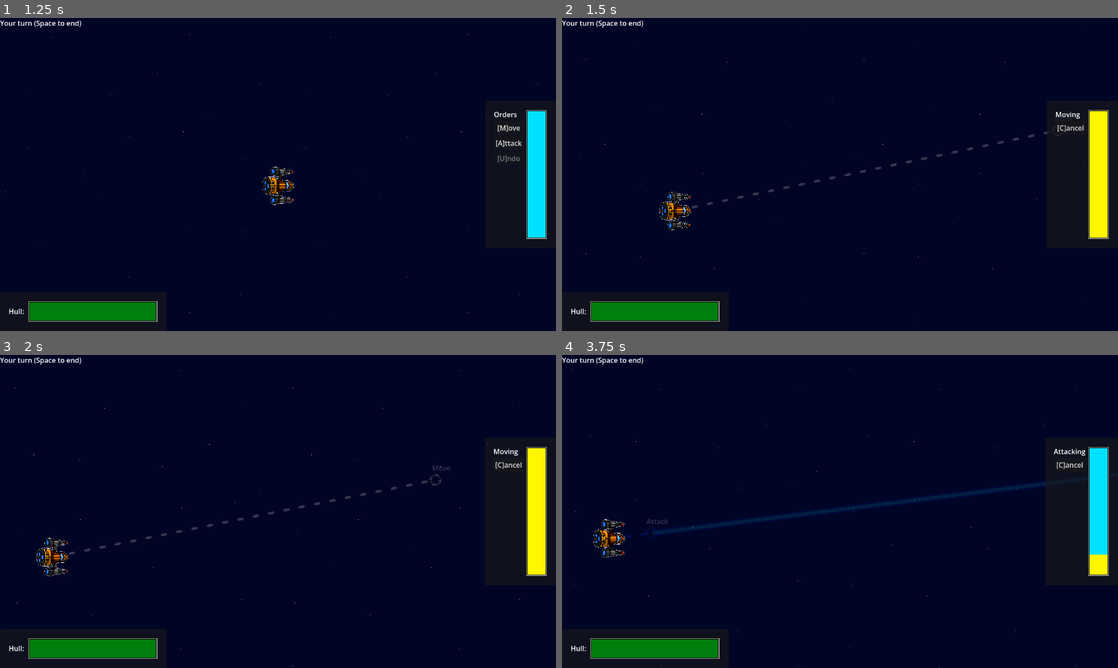
Above: before the commit, frames 1-4 (two rows, left to right).
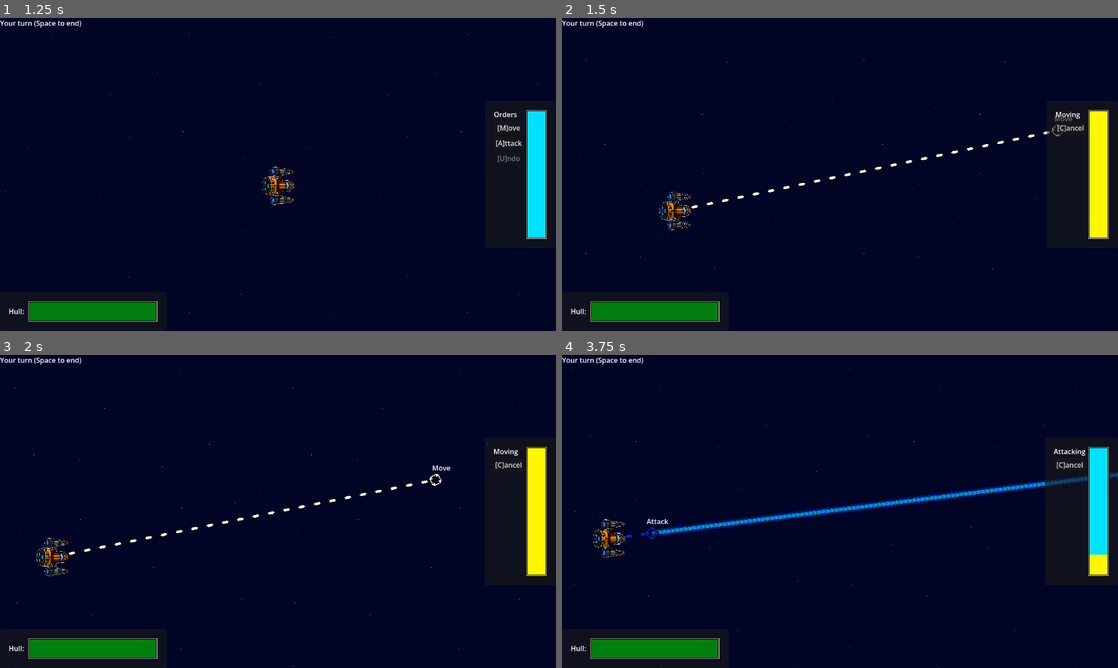
Above: after the commit, the same moments.

Repository: Sadathy/Wild-Jam-93
Game: Godot game, scene res://Scenes/main.tscn
The game is run twice, just before and just after one commit, with the same random seed, the same clock (stepped at 60 frames per second) and the same inputs.
Inputs:
- Up to frame 1 (1.25 s): click "Start" at 0.5 s
- Up to frame 2 (1.5 s): click "[M]ove" at 1.25 s
- Up to frame 3 (2 s): no input
- Up to frame 4 (3.75 s): click "[C]ancel" at 2 s; click "[U]ndo" at 2.75 s; click "[A]ttack" at 3.5 s

Frame 1 is identical in both runs. In frame 2, 0.4% of the frame differs, in the area x 23-92%, y 31-62%; in frame 3, 0.4%; in frame 4, 1.8%, in the area x 11-100%, y 37-60%.

Commit message:
Removed modulate on player orders
Player orders are now always fully visible.

Diff:
--- a/wild-jam-93-project/Scripts/States/state_attack_plot.gd
+++ b/wild-jam-93-project/Scripts/States/state_attack_plot.gd
@@ -42,14 +42,18 @@
 	target_line.set_point_position(0, order_origin)
 	target_line.texture = TARGET_LINE_ART
 	get_tree().get_root().add_child(target_line)
+	target_line.modulate = Color(1, 1, 1, 1)
+
 	indicator = TARGET_INDICATOR.instantiate()
 	indicator.label = "Attack"
 	get_tree().get_root().add_child(indicator)
 	indicator.sprite.texture = INDICATOR_ART
+	indicator.modulate = Color(1, 1, 1, 1)
 
 	# Create our temporary targeting line
 	attack_line = ATTACK_LINE.instantiate()
 	get_tree().get_root().add_child(attack_line)
+	attack_line.modulate = Color(1, 1, 1, 1)
 
 	# Deduct the fixed fuel cost of this order, for now just using the minimum fuel cost
 	player_ship.fuel -= CONTROLLER.MIN_PLOT_FUEL * 3
@@ -79,18 +83,21 @@
 		new_indicator.label = str(CONTROLLER.order_id)
 		get_tree().get_root().add_child(new_indicator)
 		new_indicator.sprite.texture = INDICATOR_ART
+		new_indicator.modulate = Color(1, 1, 1, 1)
 
 		var new_target_line = TARGET_LINE.instantiate()
 		new_target_line.set_point_position(0, order_origin)
 		new_target_line.set_point_position(1, vector_from)
 		get_tree().get_root().add_child(new_target_line)
 		new_target_line.texture = TARGET_LINE_ART
+		new_target_line.modulate = Color(1, 1, 1, 1)
 
 		# Create attack line
 		var new_attack_line = ATTACK_LINE.instantiate()
 		new_attack_line.set_point_position(0, vector_from)
 		new_attack_line.set_point_position(1, vector_to)
 		get_tree().get_root().add_child(new_attack_line)
+		new_attack_line.modulate = Color(1, 1, 1, 1)
 
 		# Find the normal vector of the attack, from the origin point, to use later - remember, this merely indicates the angle of the attack
 		var attack_vector = (mouse_pos - order_origin).normalized()
--- a/wild-jam-93-project/Scripts/States/state_move_plot.gd
+++ b/wild-jam-93-project/Scripts/States/state_move_plot.gd
@@ -25,8 +25,11 @@
 	# Create order indicators
 	indicator = TARGET_INDICATOR.instantiate()
 	get_tree().get_root().add_child(indicator)
+	indicator.modulate = Color(1, 1, 1, 1)
+
 	line = TARGET_LINE.instantiate()
 	get_tree().get_root().add_child(line)
+	line.modulate = Color(1, 1, 1, 1)
 
 	# Initialise data for this order
 	fuel_on_enter = player_ship.fuel
@@ -77,10 +80,12 @@
 		new_indicator.position = mouse_pos
 		new_indicator.label = str(CONTROLLER.order_id)
 		get_tree().get_root().add_child(new_indicator)
+		new_indicator.modulate = Color(1, 1, 1, 1)
 		var new_line = TARGET_LINE.instantiate()
 		new_line.set_point_position(0, order_origin)
 		new_line.set_point_position(1, mouse_pos)
 		get_tree().get_root().add_child(new_line)
+		new_line.modulate = Color(1, 1, 1, 1)
 		order = {
 			"origin": order_origin,
 			"target": mouse_pos,
